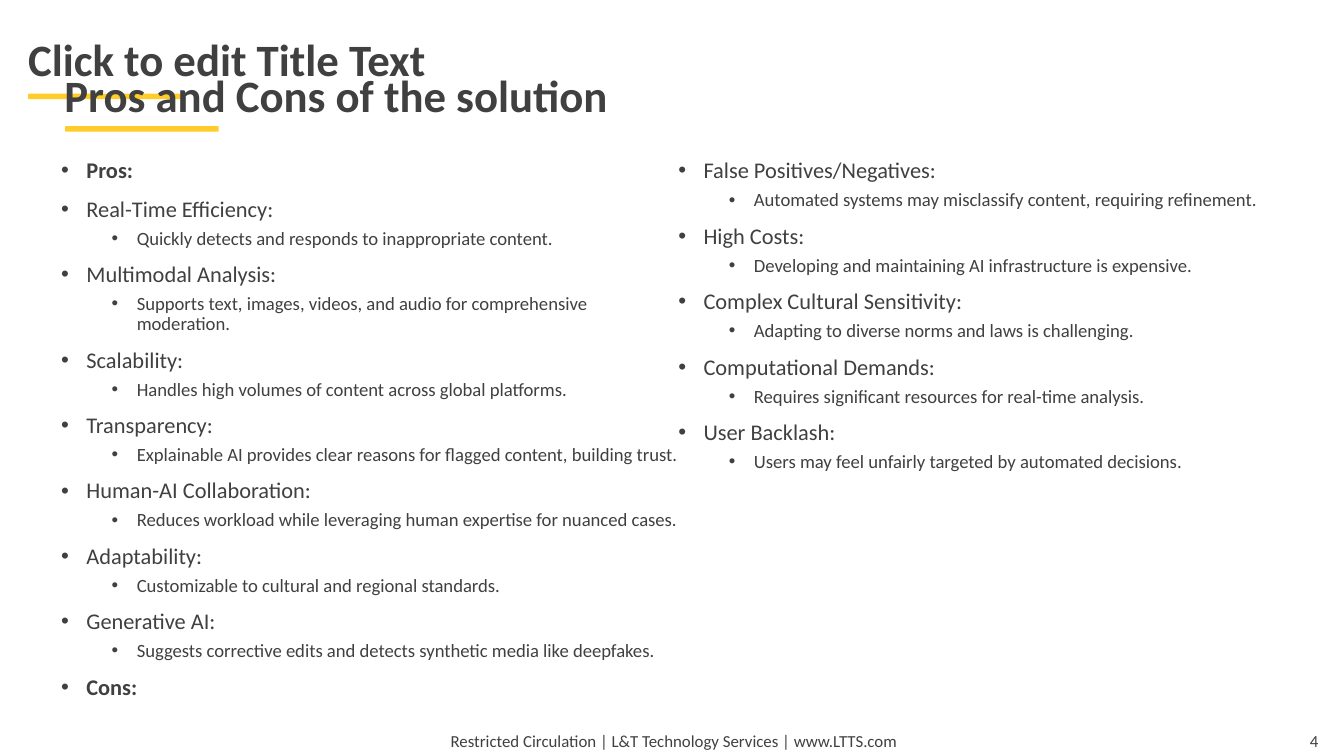
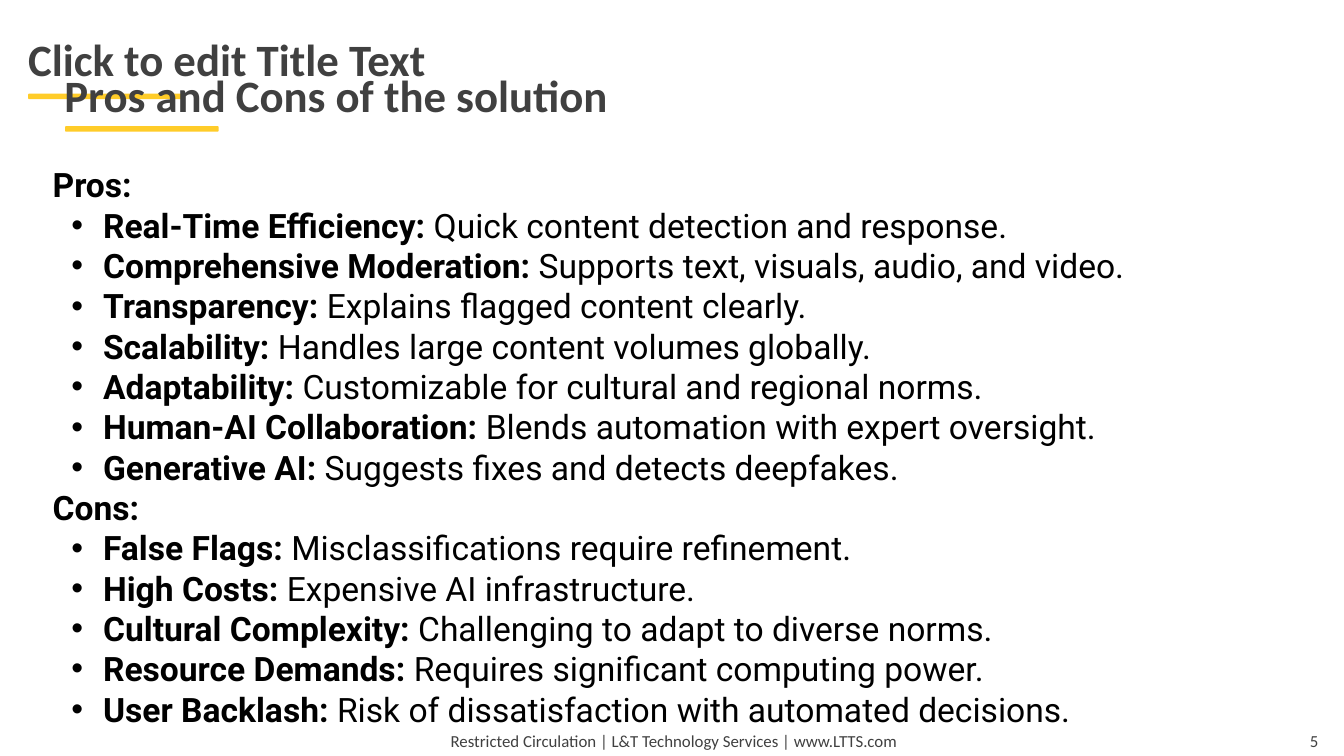
Before and after one commit to nishanthkj/L-T, a slide deck: slide 5 of ai_content_modration/PPT/PID_0000_TG08001947_PresentationRound.pptx (slide 4 before the commit). Drawn at 1344x756 pixels with LibreOffice and Linux fonts; fonts in the diff are those of the drawing; background and template pictures are left out. Boxes give left, top, right and bottom in pixels: in the first picture for what was removed or moved away, otherwise in the second. Text is boxed around its words. In the diff, an @@ line names an element or a change of style, - is before the commit and + after.

```diff
--- a/ai_content_modration/PPT/PID_0000_TG08001947_PresentationRound.pptx
+++ b/ai_content_modration/PPT/PID_0000_TG08001947_PresentationRound.pptx
@@ text "Pros:": place and size @@
-text "Pros:" at box(86, 163, 677, 695)
+text "Pros:" at box(53, 173, 1124, 723)
@@ text "Pros:" at box(53, 173, 1124, 723): columns 2 to 1 @@
@@ text at box(53, 173, 140, 521): size 12 to 18 pt, font Calibri to Roboto, text colour #404040 to #000000 in "Pros:", "Cons:"; bullet • to none; line spacing 0.9 to 1; less space between paragraphs @@
@@ text at box(103, 212, 1124, 487): text changed; size 10 to 18 pt; font Calibri to Roboto; text colour #404040 to #000000 @@
-• Real-Time Efficiency:
-  • Quickly detects and responds to inappropriate content.
-• Multimodal Analysis:
-  • Supports text, images, videos, and audio for comprehensive moderation.
-• Scalability:
-  • Handles high volumes of content across global platforms.
-• Transparency:
-  • Explainable AI provides clear reasons for flagged content, building trust.
-• Human-AI Collaboration:
-  • Reduces workload while leveraging human expertise for nuanced cases.
-• Adaptability:
-  • Customizable to cultural and regional standards.
-• Generative AI:
-  • Suggests corrective edits and detects synthetic media like deepfakes.
+  • Real-Time Efficiency: Quick content detection and response.
+  • Comprehensive Moderation: Supports text, visuals, audio, and video.
+  • Transparency: Explains flagged content clearly.
+  • Scalability: Handles large content volumes globally.
+  • Adaptability: Customizable for cultural and regional norms.
+  • Human-AI Collaboration: Blends automation with expert oversight.
+  • Generative AI: Suggests fixes and detects deepfakes.
@@ text at box(103, 534, 1070, 723): text changed; size 10 to 18 pt; font Calibri to Roboto; text colour #404040 to #000000 @@
-• False Positives/Negatives:
-  • Automated systems may misclassify content, requiring refinement.
-• High Costs:
-  • Developing and maintaining AI infrastructure is expensive.
-• Complex Cultural Sensitivity:
-  • Adapting to diverse norms and laws is challenging.
-• Computational Demands:
-  • Requires significant resources for real-time analysis.
-• User Backlash:
-  • Users may feel unfairly targeted by automated decisions.
+  • False Flags: Misclassifications require refinement.
+  • High Costs: Expensive AI infrastructure.
+  • Cultural Complexity: Challenging to adapt to diverse norms.
+  • Resource Demands: Requires significant computing power.
+  • User Backlash: Risk of dissatisfaction with automated decisions.
@@ page number at box(1310, 736, 1319, 747): text changed @@
-4
+5
```
Also in this commit, not shown: 7 other slides changed, 6 slides added, 5 slides removed, 5 other files.
